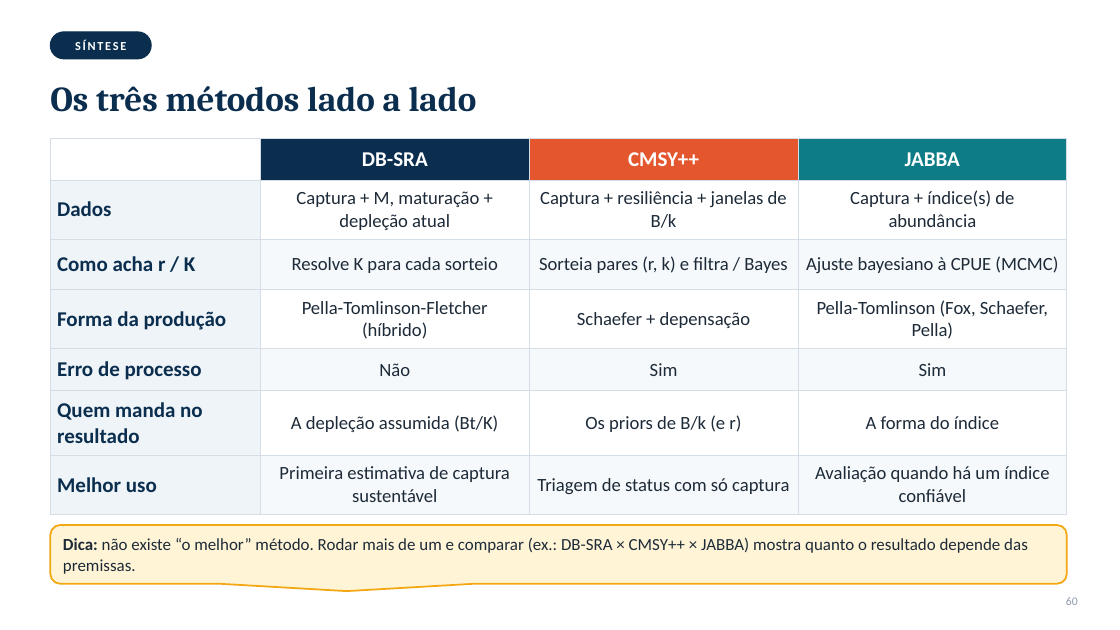
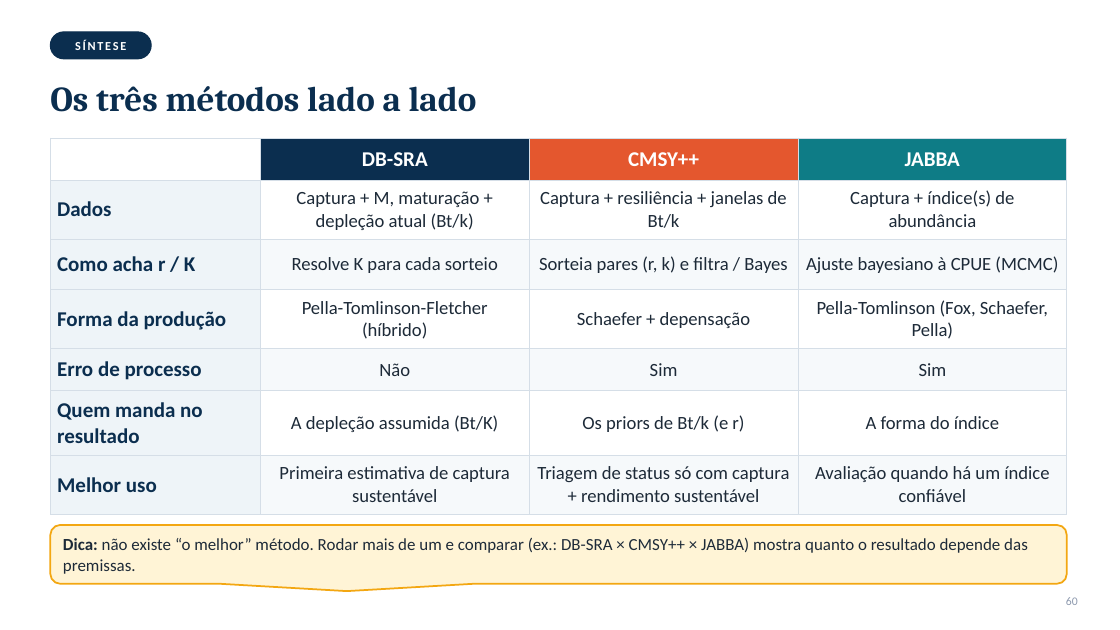
Before and after one commit to lucazsilva/Cabo-Verde---Stock-Assessment, a slide deck: slide 59 of Capacitação/Stock_Assessment_Methods_final.pptx. Drawn at 1120x630 pixels with LibreOffice and Linux fonts; fonts in the diff are those of the drawing. Boxes give left, top, right and bottom in pixels: in the first picture for what was removed or moved away, otherwise in the second. Text is boxed around its words. In the diff, an @@ line names an element or a change of style, - is before the commit and + after.

```diff
--- a/Capacitação/Stock_Assessment_Methods_final.pptx
+++ b/Capacitação/Stock_Assessment_Methods_final.pptx
@@ table at <box>50,138,1067,511</box> @@
-row 2, column 2: Captura + M, maturação + depleção atual
+row 2, column 2: Captura + M, maturação + depleção atual (Bt/k)
-row 2, column 3: Captura + resiliência + janelas de B/k
+row 2, column 3: Captura + resiliência + janelas de Bt/k
-row 6, column 3: Os priors de B/k (e r)
+row 6, column 3: Os priors de Bt/k (e r)
-row 7, column 3: Triagem de status com só captura
+row 7, column 3: Triagem de status só com captura + rendimento sustentável
```
Also in this commit, not shown: 1 other slide changed, 8 other files.
